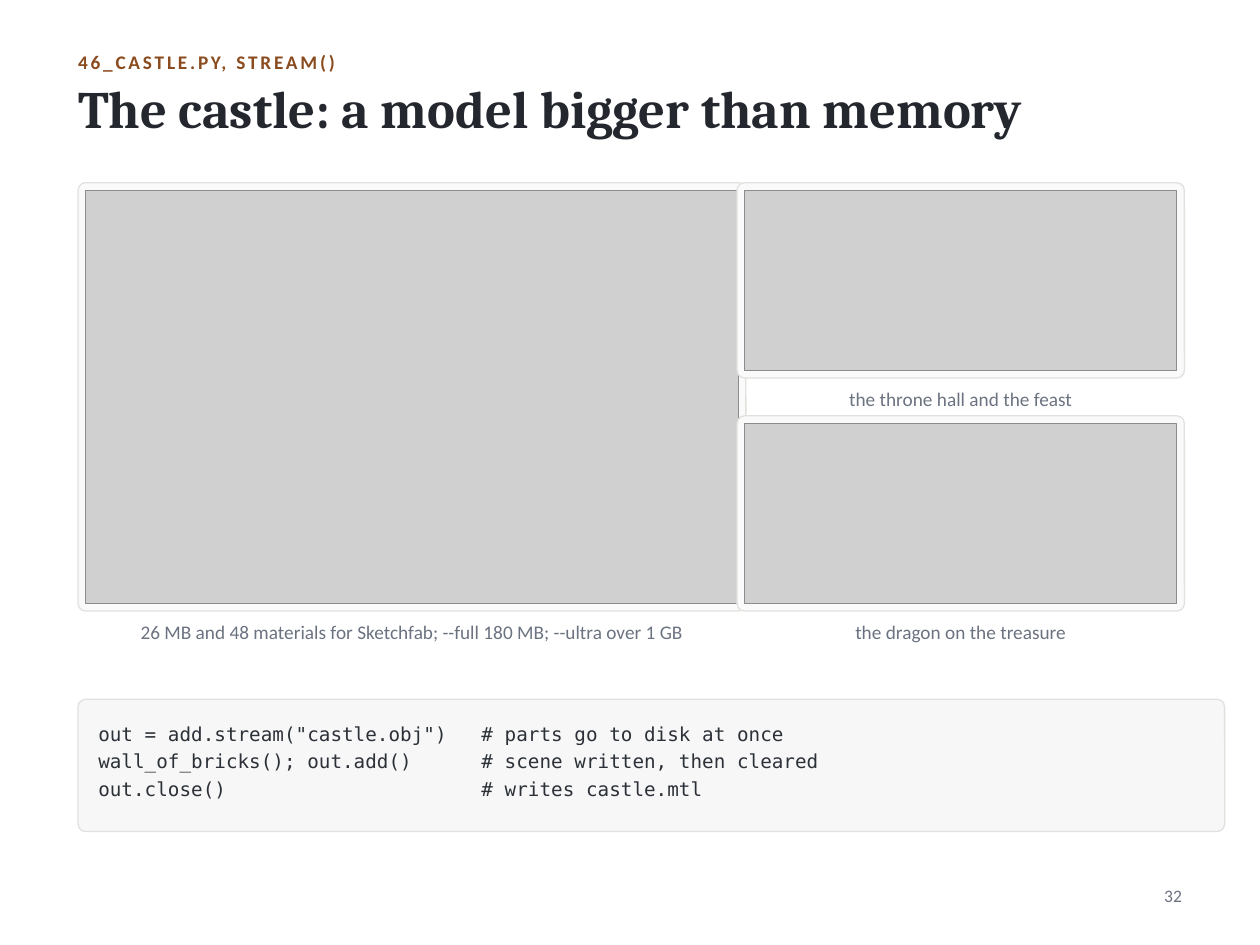
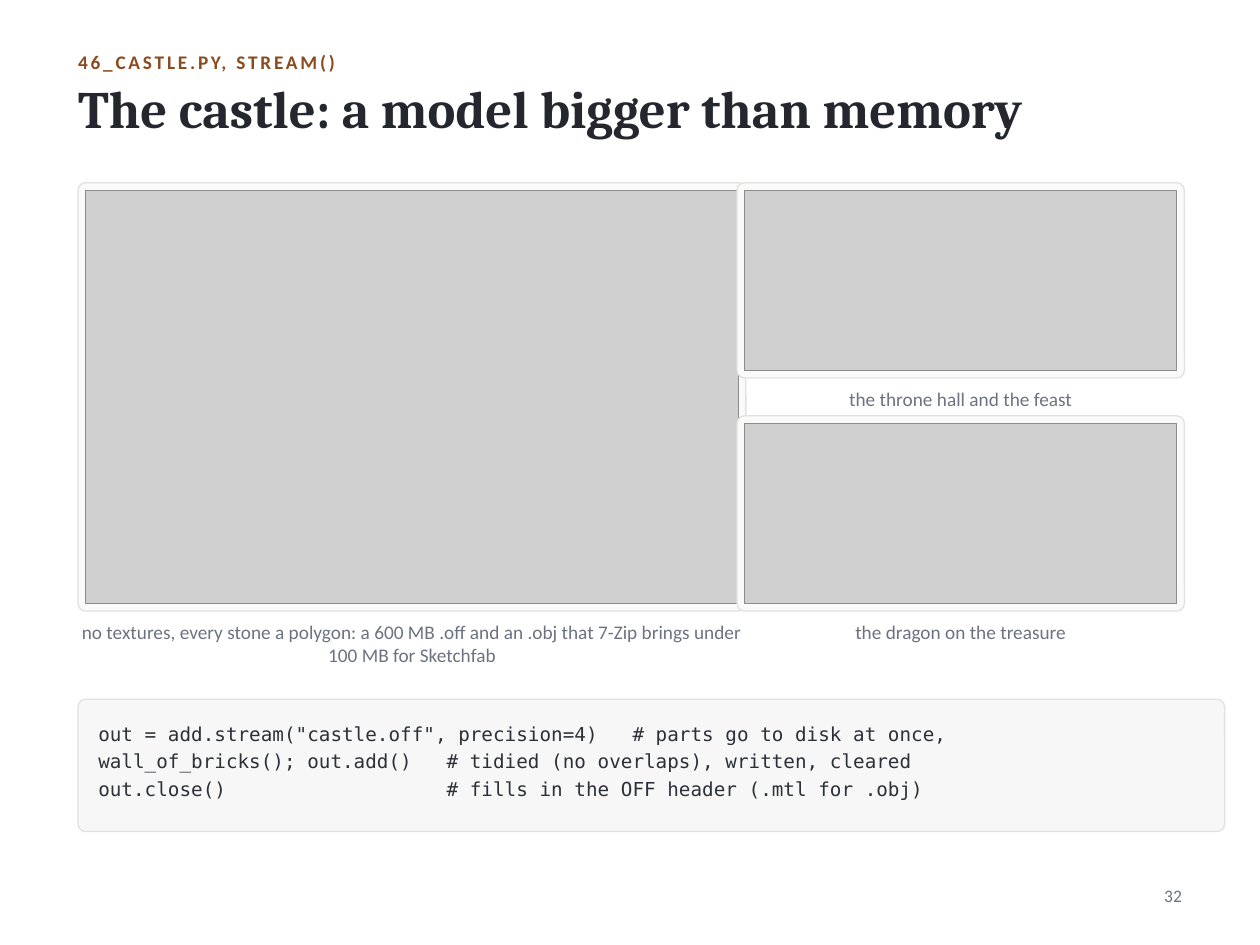
Before and after one commit to akatasis/add3d, a slide deck: slide 33 of slides/add_py_2026_en.pptx. Drawn at 1260x945 pixels with LibreOffice and Linux fonts; fonts in the diff are those of the drawing; grey boxes stand for pictures. Boxes give left, top, right and bottom in pixels: in the first picture for what was removed or moved away, otherwise in the second. Text is boxed around its words. In the diff, an @@ line names an element or a change of style, - is before the commit and + after.

```diff
--- a/slides/add_py_2026_en.pptx
+++ b/slides/add_py_2026_en.pptx
@@ text at bbox=[82, 625, 741, 662]: text changed @@
-26 MB and 48 materials for Sketchfab; --full 180 MB; --ultra over 1 GB
+no textures, every stone a polygon: a 600 MB .off and an .obj that 7-Zip brings under 100 MB for Sketchfab
@@ text at bbox=[98, 726, 946, 800]: text changed @@
-out = add.stream("castle.obj") # parts go to disk at once
-wall_of_bricks(); out.add() # scene written, then cleared
-out.close() # writes castle.mtl
+out = add.stream("castle.off", precision=4) # parts go to disk at once,
+wall_of_bricks(); out.add() # tidied (no overlaps), written, cleared
+out.close() # fills in the OFF header (.mtl for .obj)
```
Also in this commit, not shown: 1 other slide changed, 45 other files.
